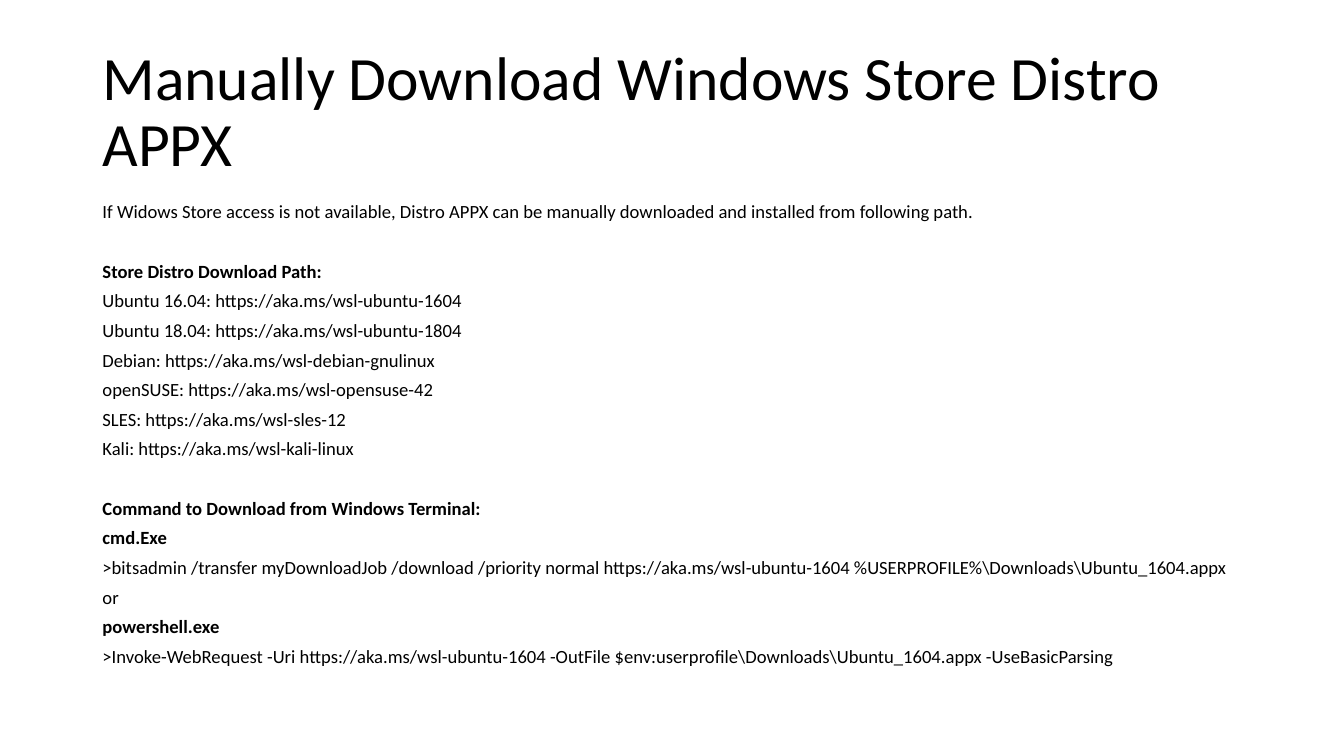
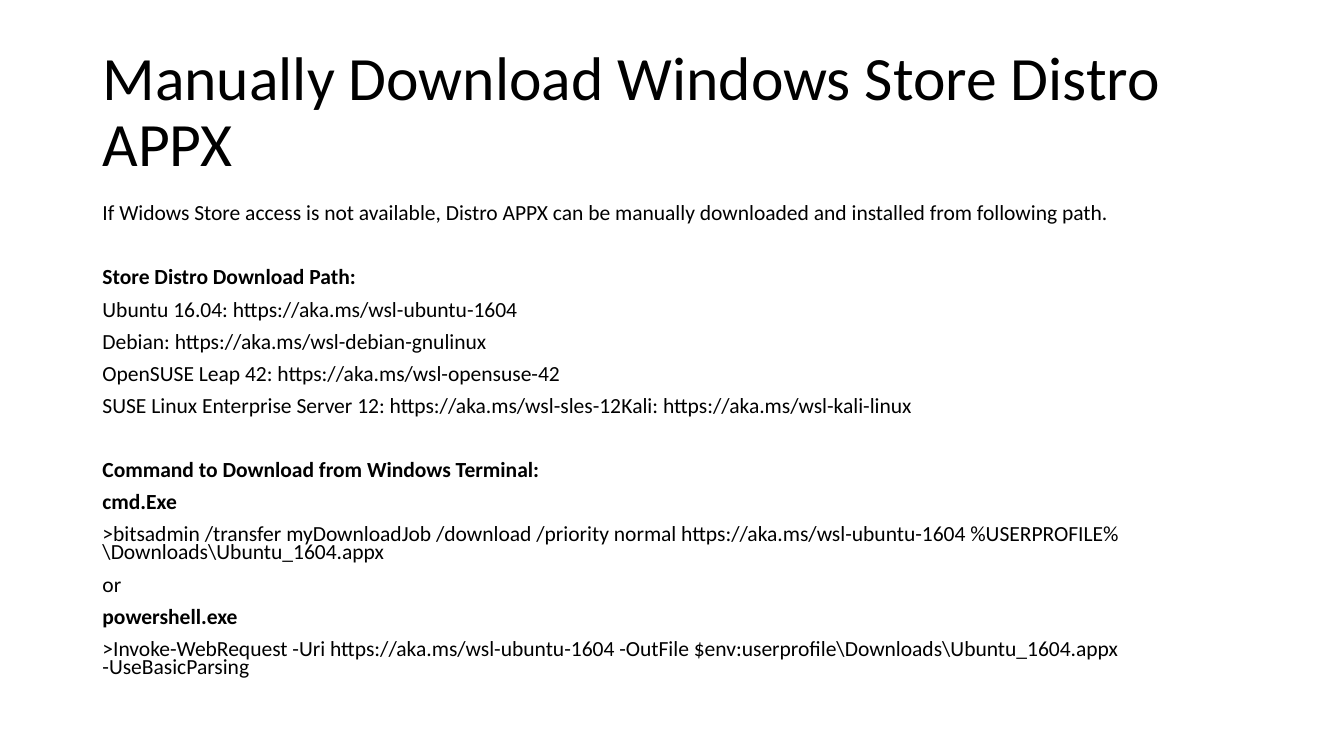
Before and after one commit to aniiiib/StudyNotes, a slide deck: slide 16 of Howto - Windows Subsystem for Linux.pptx. Drawn at 1344x756 pixels with LibreOffice and Linux fonts; fonts in the diff are those of the drawing. Boxes give left, top, right and bottom in pixels: in the first picture for what was removed or moved away, otherwise in the second. Text is boxed around its words. In the diff, an @@ line names an element or a change of style, - is before the commit and + after.

```diff
--- a/Howto - Windows Subsystem for Linux.pptx
+++ b/Howto - Windows Subsystem for Linux.pptx
@@ text at bbox=[102, 205, 1118, 678]: size 13.3 to 15.4 pt in "If Widows Store access is not available, ...", "Store Distro Download Path:", "Ubuntu 16.04: https://aka.ms/wsl-ubuntu-1604", "Debian: https://aka.ms/wsl-debian-gnulinux" and 6 more places @@
@@ text at bbox=[102, 324, 461, 340]: paragraph removed @@
-Ubuntu 18.04: https://aka.ms/wsl-ubuntu-1804
@@ text at bbox=[102, 366, 912, 417]: text changed; size 13.3 to 15.4 pt @@
-openSUSE: https://aka.ms/wsl-opensuse-42
-SLES: https://aka.ms/wsl-sles-12
-Kali: https://aka.ms/wsl-kali-linux
+OpenSUSE Leap 42: https://aka.ms/wsl-opensuse-42
+SUSE Linux Enterprise Server 12: https://aka.ms/wsl-sles-12Kali: https://aka.ms/wsl-kali-linux
```
Also in this commit, not shown: 3 other slides changed, 3 slides added, 1 slide removed.
